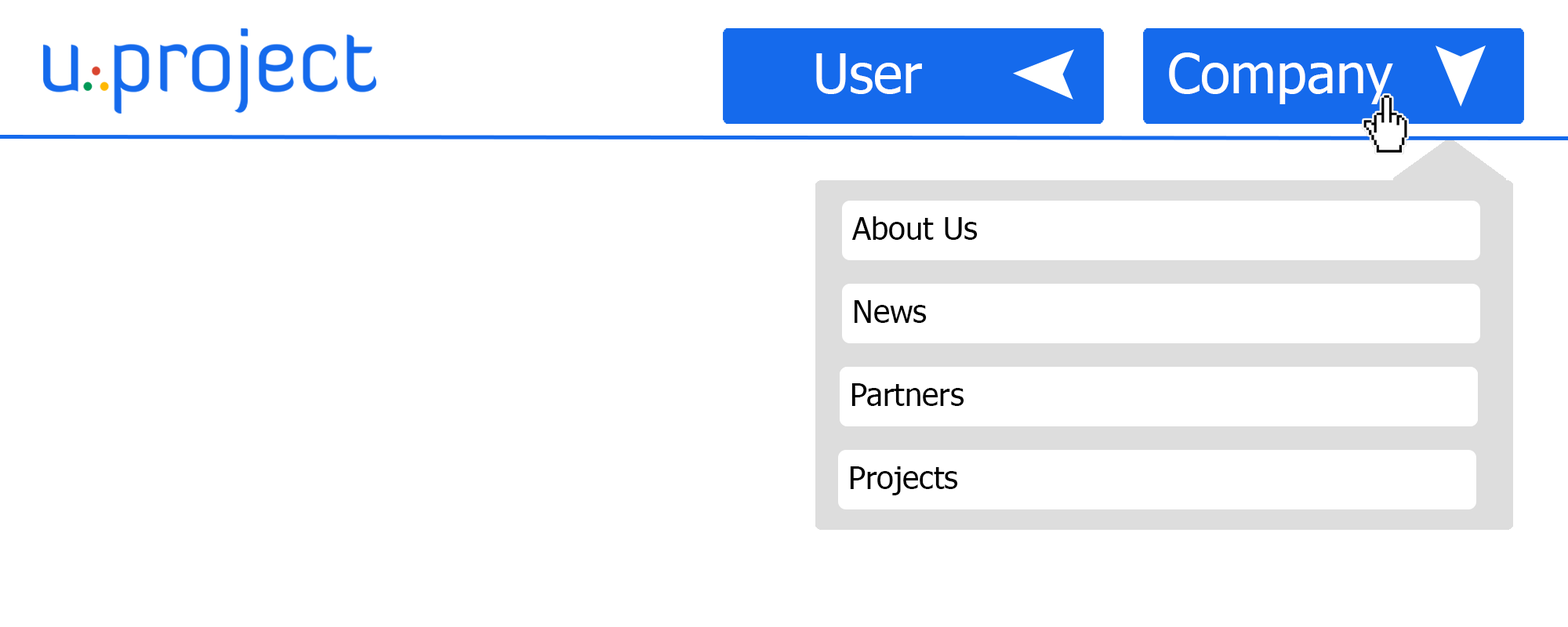
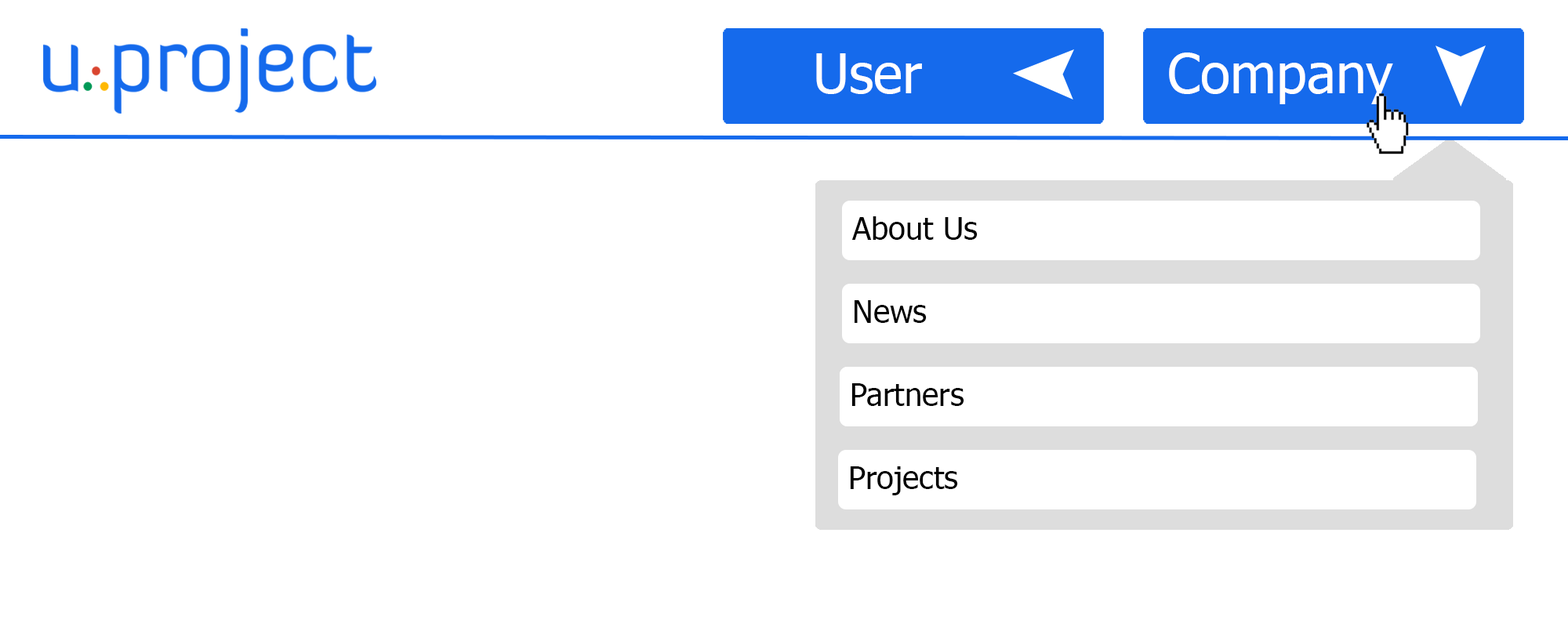
Revision of a layered w=1568, h=627 image; what changed, layer by layer:
hid "Layer 7" over [1361, 93, 1409, 155]
showed "Mouse Normal" over [1366, 93, 1409, 155]
